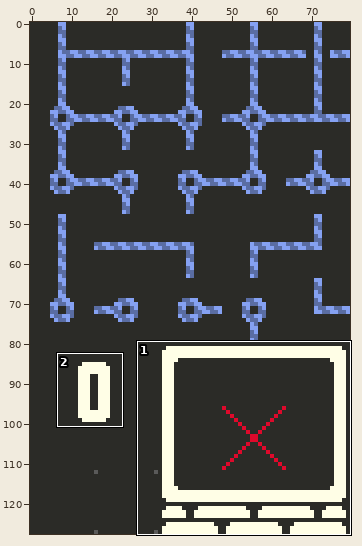
One commit to this sprite sheet: Color_game/build_win/assets/tileset.png. Above, an overview of the earlier version with the close-up marked.
Close-up. Before:
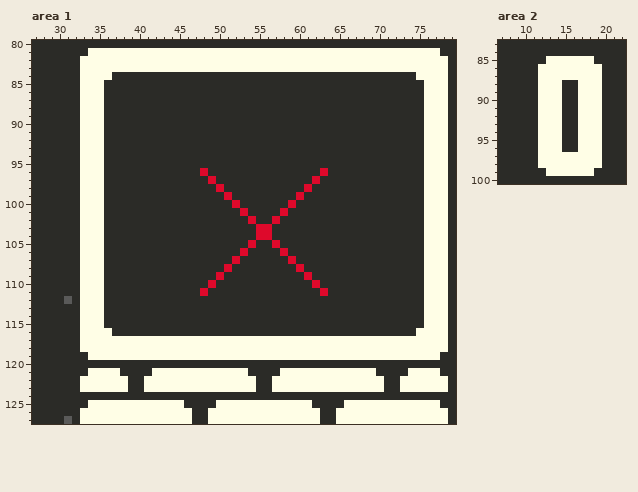
The file is 80x128 pixels. Shown: area 1: x 27..79, y 80..127; area 2: x 7..22, y 83..100. The commit also changed other parts of the picture, which this record leaves out.
The result:
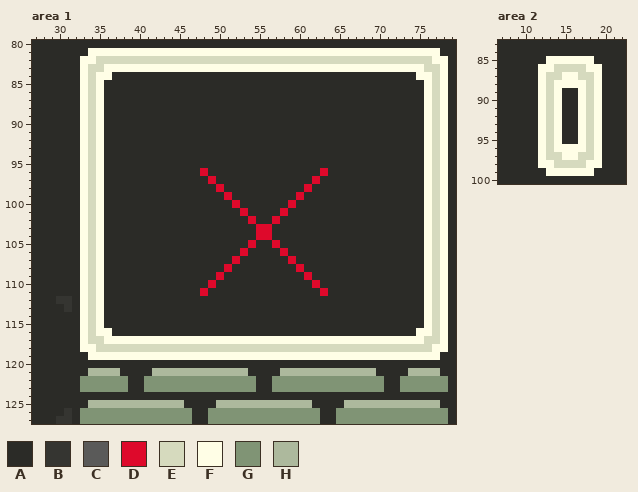
Palette (. is transparent): A #2b2b27  B #353531  C #5a5a59  D #de092b  E #d6dabe  F #fffee6  G #809475  H #adb99d
Change:
Area 1:
y 82: x 35..76 FFFFFFFFFFFFFFFFFFFFFFFFFFFFFFFFFFFFFFFFFF -> EEEEEEEEEEEEEEEEEEEEEEEEEEEEEEEEEEEEEEEEEE
y 83: x 34..35 FF -> EE; x 76..77 FF -> EE
y 84..111: x 34 F -> E; x 77 F -> E
y 112: x 30..31 AC -> BB; x 34 F -> E; x 77 F -> E
y 113: x 31 A -> B; x 34 F -> E; x 77 F -> E
y 114..116: x 34 F -> E; x 77 F -> E
y 117: x 34..35 FF -> EE; x 76..77 FF -> EE
y 118: x 35..76 FFFFFFFFFFFFFFFFFFFFFFFFFFFFFFFFFFFFFFFFFF -> EEEEEEEEEEEEEEEEEEEEEEEEEEEEEEEEEEEEEEEEEE
y 121: x 34..37 FFFF -> HHHH; x 42..53 FFFFFFFFFFFF -> HHHHHHHHHHHH; x 58..69 FFFFFFFFFFFF -> HHHHHHHHHHHH; x 74..77 FFFF -> HHHH
y 122..123: x 33..38 FFFFFF -> GGGGGG; x 41..54 FFFFFFFFFFFFFF -> GGGGGGGGGGGGGG; x 57..70 FFFFFFFFFFFFFF -> GGGGGGGGGGGGGG; x 73..78 FFFFFF -> GGGGGG
y 125: x 34..45 FFFFFFFFFFFF -> HHHHHHHHHHHH; x 50..61 FFFFFFFFFFFF -> HHHHHHHHHHHH; x 66..77 FFFFFFFFFFFF -> HHHHHHHHHHHH
y 126: x 31 A -> B; x 33..46 FFFFFFFFFFFFFF -> GGGGGGGGGGGGGG; x 49..62 FFFFFFFFFFFFFF -> GGGGGGGGGGGGGG; x 65..78 FFFFFFFFFFFFFF -> GGGGGGGGGGGGGG
y 127: x 30..31 AC -> BB; x 33..46 FFFFFFFFFFFFFF -> GGGGGGGGGGGGGG; x 49..62 FFFFFFFFFFFFFF -> GGGGGGGGGGGGGG; x 65..78 FFFFFFFFFFFFFF -> GGGGGGGGGGGGGG
Area 2:
y 86: x 14..17 FFFF -> EEEE
y 87: x 13..14 FF -> EE; x 17..18 FF -> EE
y 88: x 13 F -> E; x 15..16 AA -> FF; x 18 F -> E
y 89..95: x 13 F -> E; x 18 F -> E
y 96: x 13 F -> E; x 15..16 AA -> FF; x 18 F -> E
y 97: x 13..14 FF -> EE; x 17..18 FF -> EE
y 98: x 14..17 FFFF -> EEEE
Where, in picture pixels (left, top, right, bottom), the same in both close-ups:
changed: (56, 56, 448, 424)
changed: (546, 64, 594, 168)
